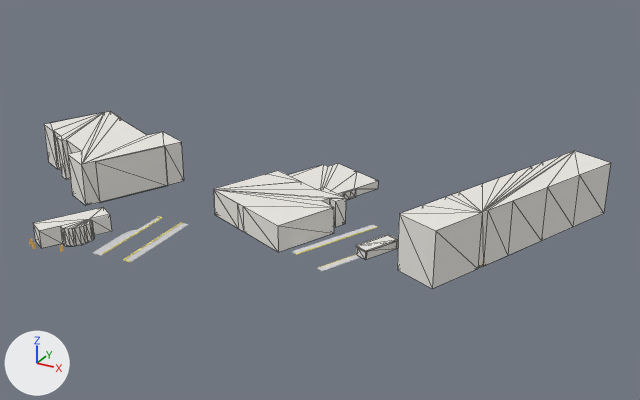
An edit to the glTF model bern-research/stations/models/8571413-koeniz-bruehlplatz.glb, drawn before and after from the same camera.
Both versions are drawn from a 50 mm lens placed at (171.0, -224.0, 143.0), pointed at (20.0, 50.0, 6.0). The axes (+X, +Y, +Z) are drawn at lower left. The lights are the same throughout. The first picture is the older version. Mesh edges are drawn as thin lines on the coarser meshes.

Names of what the first picture shows: 'building_part@x', 'platform_surface@0' and 3 more.
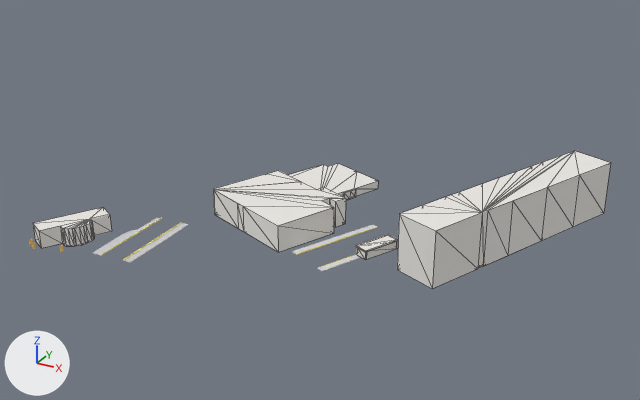
Pixel boxes [x1, y1, x2, y2] of what changed, in the pictures (640 x 400 px):
'building_part@x', reshaped (22% shorter): before [33, 111, 611, 289]; after [33, 151, 611, 289]
part 1 of me_building_part_x, deleted: before [44, 111, 184, 206]

The change, as a list of edits to the scene's bpy script:
```text
Change me_building_part_x:
    used by ob_building_part_x; location = (0.0, 0.0, 0.0)
    remove me_building_part_x.from_pydata(...)  # 204 vertices, 384 faces; spans x -113.0..116.0, y -24.0..110.0, z 0.0..21.0
    add me_building_part_x.from_pydata(...)  # 156 vertices, 292 faces; spans x -59.0..116.0, y -24.0..110.0, z 0.0..21.0
    me_building_part_x part 1: the loose piece of 48 vertices spanning x -113.0..-46.0, y 12.0..69.0, z 0.0..18.0 is deleted
```
